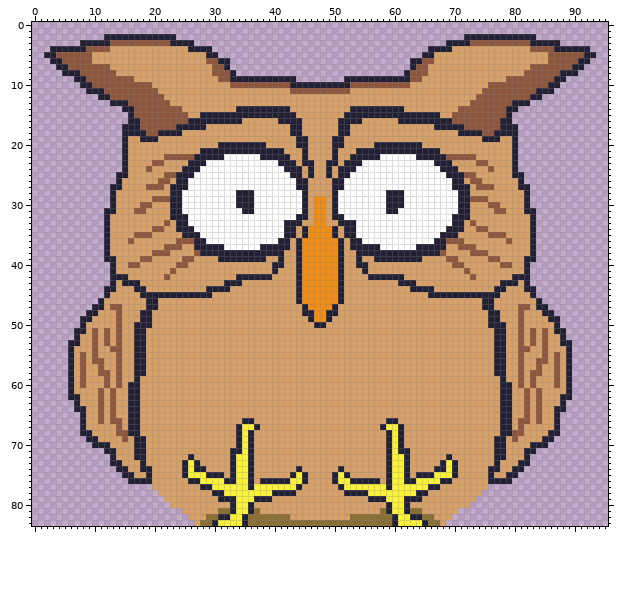
File history of a pixel-art file, dev/art/owl_1a.aseprite. This is how it looked before the edit.
96x84 pixels, 1 frame.
Once edited:
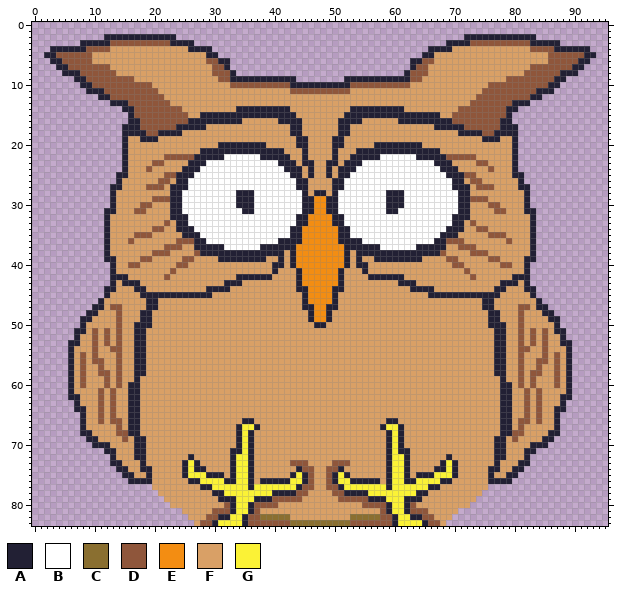
Palette (. is transparent): A #222034  B #ffffff  C #8a6f30  D #8f563b  E #f38d12  F #d9a066  G #fbf236
Diff:
Layer "Layer 1":
y 28: x 47..48 FF -> AA
y 29..31: x 46 F -> A; x 49 F -> A
y 32: x 46 F -> E; x 49 F -> E
y 33: x 42..43 AA -> BB; x 45..46 FF -> AE; x 49..50 FF -> EA; x 52..53 AA -> BB
y 34..35: x 42 A -> B; x 44..45 FA -> AE; x 50..51 AF -> EA; x 53 A -> B
y 36: x 43 F -> A; x 52 F -> A
y 37..40: x 43..44 FA -> AE; x 51..52 AF -> EA
y 44: x 45 E -> A; x 50 E -> A
y 45..46: x 44..45 AE -> FA; x 50..51 EA -> AF
y 47: x 46 E -> A; x 49 E -> A
y 48: x 45 A -> F; x 50 A -> F
y 73: x 43..45 FFF -> DDD; x 50..52 FFF -> DDD
y 74: x 45..46 FF -> DD; x 49..50 FF -> DD
y 75..76: x 46 F -> D; x 49 F -> D
y 77: x 45..46 FF -> DD; x 49..50 FF -> DD
y 78: x 44..45 FF -> DD; x 50..51 FF -> DD
y 79: x 40..44 FFFFF -> DDDDD; x 51..55 FFFFF -> DDDDD
y 80: x 32 F -> D; x 37..40 FFFF -> DDDD; x 55..58 FFFF -> DDDD; x 63 F -> D
y 81: x 30..32 FCC -> DDD; x 37 C -> D; x 58 C -> D; x 63..65 CCF -> DDD
y 82: x 29..30 CC -> DD; x 36..37 CC -> DD; x 58..59 CC -> DD; x 65..66 CC -> DD
y 83: x 28..29 CC -> DD; x 36..42 CCCCCCC -> DDDDDDD; x 53..59 CCCCCCC -> DDDDDDD; x 66..67 CC -> DD
Changed places in both pictures, as pixel boxes (x1, y1, x2, y2):
changed: (284, 190, 356, 316)
changed: (248, 460, 392, 526)
changed: (200, 502, 230, 526)
changed: (410, 502, 440, 526)
